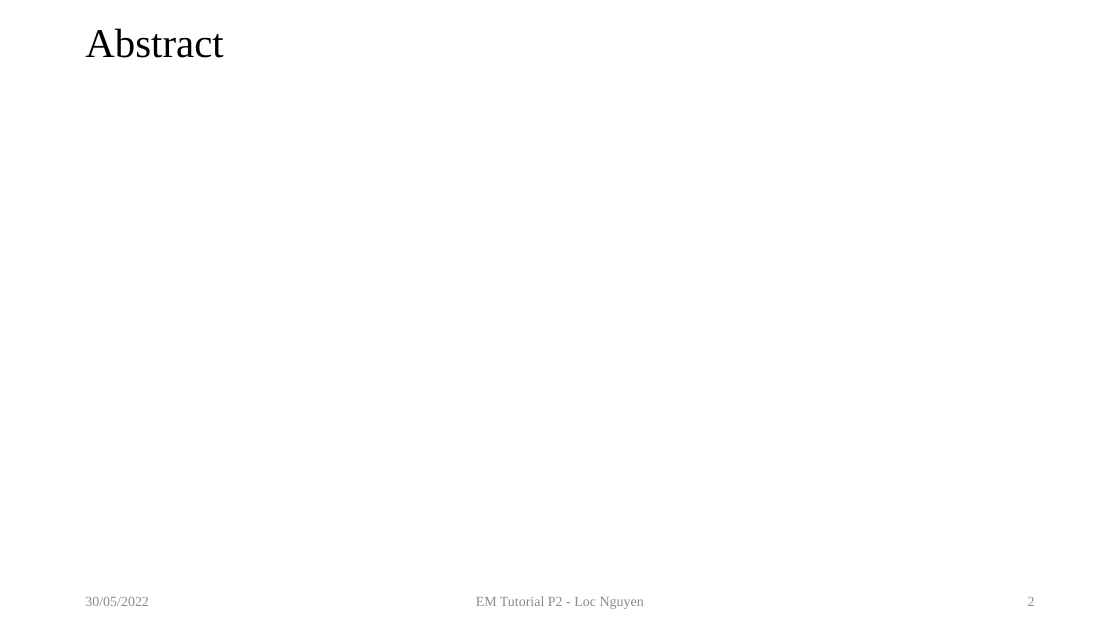
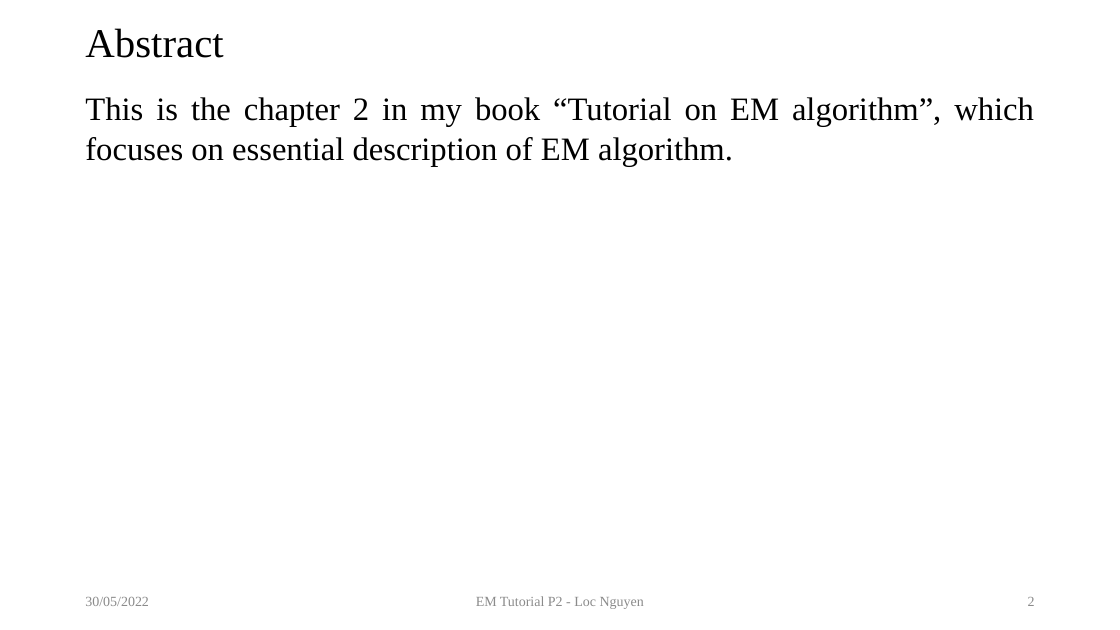
Before and after one commit to ngphloc/double-light, a slide deck: slide 2 of 3_implementation/08.TutorialOnEM/artifact/TutorialOnEM-02.pptx. Drawn at 1120x630 pixels with LibreOffice and Linux fonts; fonts in the diff are those of the drawing. Boxes give left, top, right and bottom in pixels: in the first picture for what was removed or moved away, otherwise in the second. Text is boxed around its words. In the diff, an @@ line names an element or a change of style, - is before the commit and + after.

Commit message:
Update EM.

```diff
--- a/3_implementation/08.TutorialOnEM/artifact/TutorialOnEM-02.pptx
+++ b/3_implementation/08.TutorialOnEM/artifact/TutorialOnEM-02.pptx
@@ text added at box(85, 97, 1034, 166), 28 pt, text #000000 @@
+This is the chapter 2 in my book “Tutorial on EM algorithm”, which focuses on essential description of EM algorithm.
```
Also in this commit, not shown: 3 other slides changed, 26 slides added.
